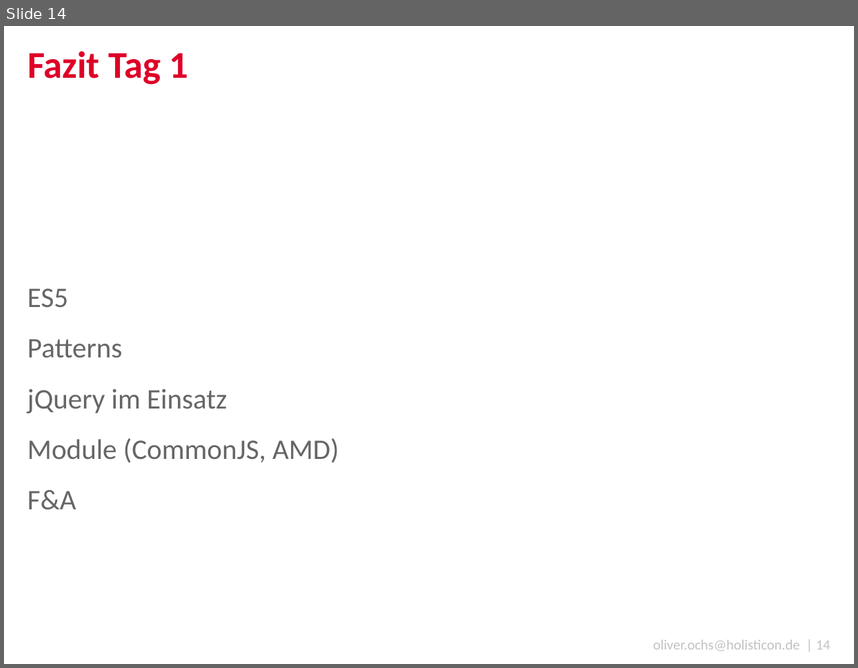
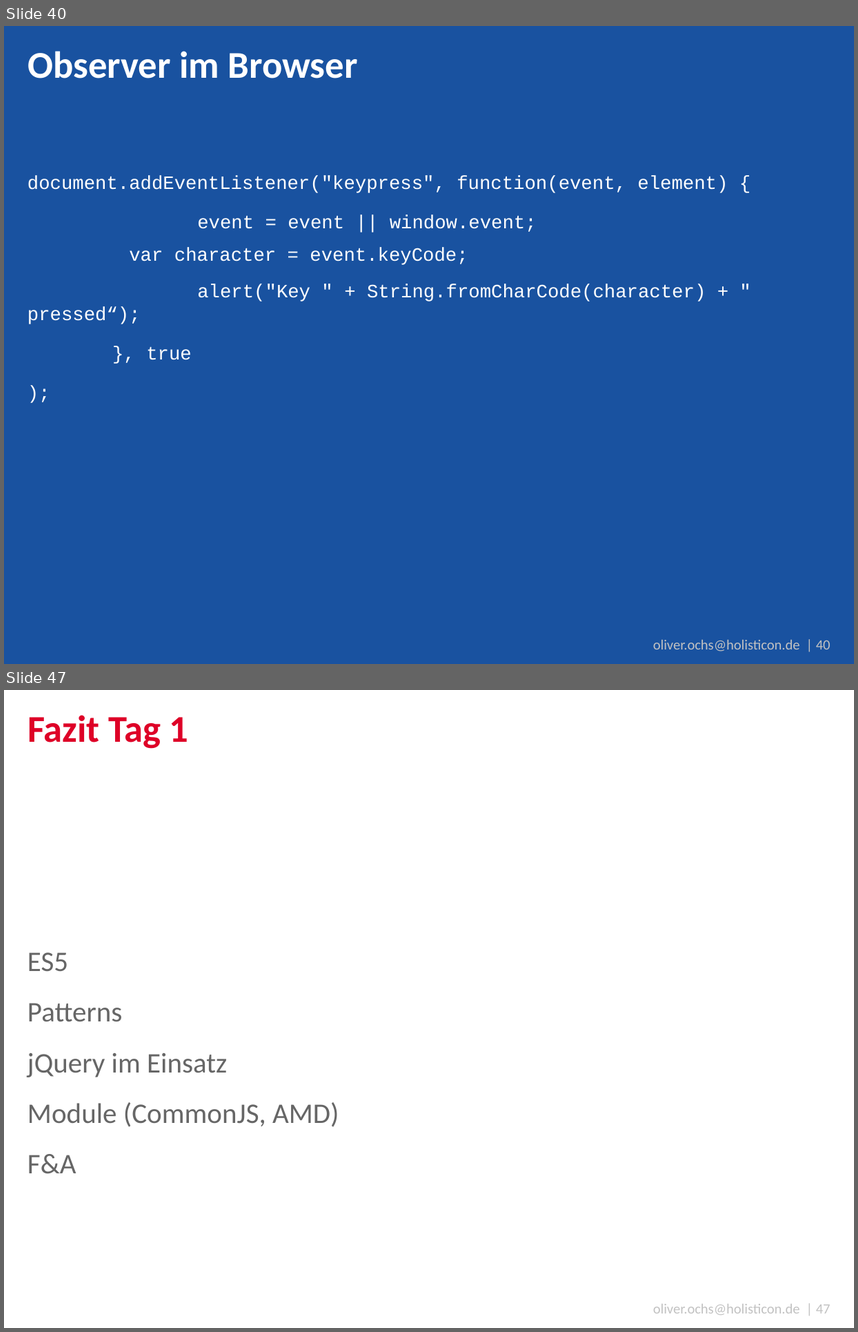
Before and after one commit to simonox/js-workshop, a slide deck: Tag 2.pptx. Shown one above the other, each under a label of ours: slide 14 before the commit, slides 40 and 47 after it; the slides between them are not shown. The pictures are 858x668 and 858x1332 pixels, drawn with LibreOffice and Linux fonts; fonts in the diff are those of the drawing; background and template pictures are left out. Boxes give left, top, right and bottom in pixels: in the first picture for what was removed or moved away, otherwise in the second. Text is boxed around its words. In the diff, an @@ line names an element or a change of style, - is before the commit and + after.

```diff
--- a/Tag 2.pptx
+++ b/Tag 2.pptx
@@ slide 40 added at bbox=[4, 26, 854, 664], background #1952A0; not listed: 1 template element that a slide beside it also shows @@
@@ title added at bbox=[27, 51, 358, 78], 32 pt, text #FFFFFF, bold @@
+Observer im Browser
@@ text added at bbox=[27, 176, 728, 360], 16 pt, text #FFFFFF @@
+document.addEventListener("keypress", function(event, element) {
+event = event || window.event;
+  var character = event.keyCode;
+alert("Key " + String.fromCharCode(character) + " pressed“);
+}, true
+);
@@ what was slide 14 is now slide 47 @@
@@ text at bbox=[653, 1303, 831, 1314]: text changed @@
-oliver.ochs@holisticon.de | 14
+oliver.ochs@holisticon.de | 47
```
Also in this commit, not shown: 32 other slides added.
